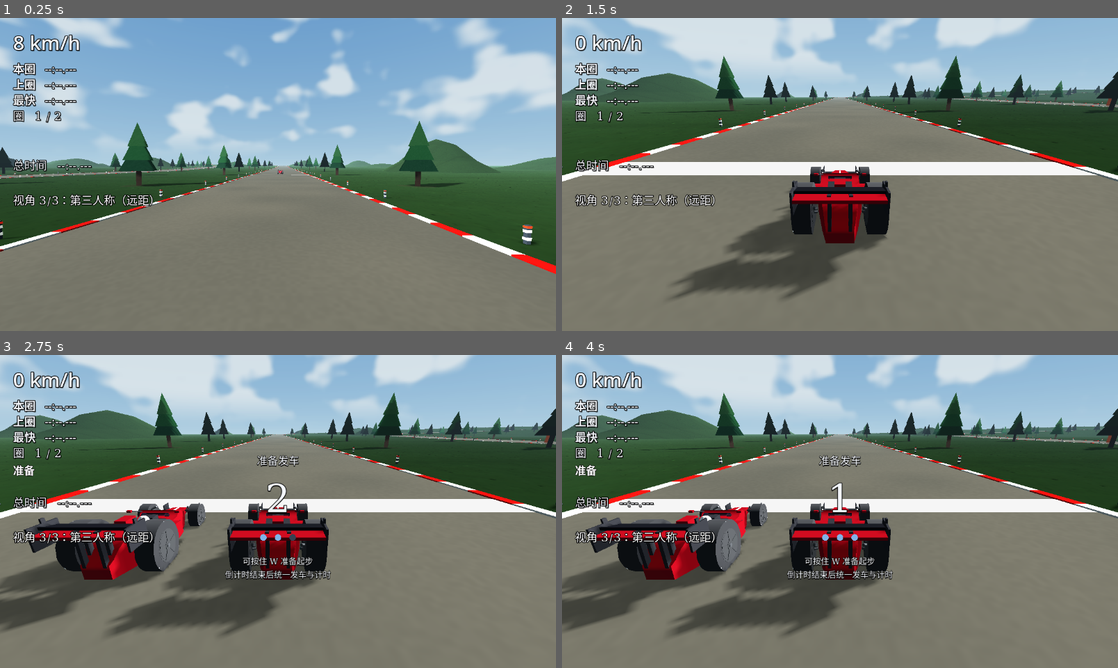
Above: before the commit, frames 1-4 (two rows, left to right).
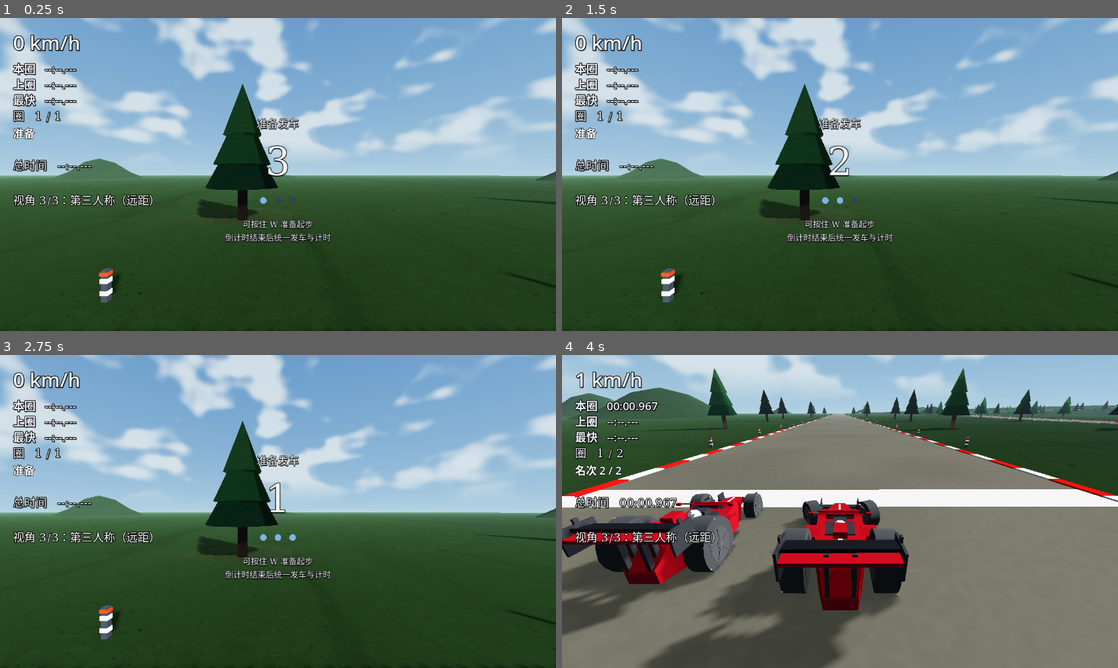
Above: after the commit, the same moments.

Repository: QieRong/godot-racer
Game: Godot game, scene res://scenes/main.tscn
Two runs of this game, one before a commit and one after it. Both use one fixed random seed, a clock stepped at 60 frames per second and the inputs below. This scene is started directly instead of the project's main scene.
Inputs (mouse positions are in pixels of both pictures, inside the frame that each line leads up to):
- Up to frame 1 (0.25 s): no input
- Up to frame 2 (1.5 s): tap Enter at 0.5 s; move the mouse to (962, 158) at 0.52 s; hold D (steer_right) 0.53-1.25 s; hold Right mouse button (camera_orbit) 0.53-1.25 s; click (962, 158) at 0.67 s; drag from (728, 190) to (812, 237) at 1.27 s
- Up to frame 3 (2.75 s): tap R (reset) at 2 s; move the mouse to (333, 442) at 2.02 s; hold D (steer_right) from 2.03 s (still down); hold V (camera_view) from 2.03 s (still down)
- Up to frame 4 (4 s): release D (steer_right) at 2.75 s; release V (camera_view) at 2.75 s; drag from (812, 574) to (673, 464) at 2.77 s; move the mouse to (1006, 558) at 3.52 s; hold A (steer_left) from 3.53 s (still down); tap B at 3.6 s

The runs differ from the first frame. In frame 1, 65% of the frame differs, in the area x 0-100%, y 0-100%; in frame 2, 94%; in frame 3, 92%; in frame 4, 40%.

Commit message:
fix(racer): restore braking and isolate development diagnostics

Diff:
--- a/godot-racer/project.godot
+++ b/godot-racer/project.godot
@@ -20,6 +20,7 @@
 
 GameState="*res://scripts/game_state.gd"
 CursorTheme="*res://scripts/cursor_theme.gd"
+MCPRuntime="*res://scripts/development_runtime.gd"
 
 [display]
 
--- a/godot-racer/scenes/main.gd
+++ b/godot-racer/scenes/main.gd
@@ -44,10 +44,10 @@
 
 ## 对手生成模块（SPLIT-OPPONENT-001 从本文件拆出）：实例化 race_car.tscn 换控制器脚本、
 ## 发车时机控制（Phase 01 起：唯一发车入口是本文件的 _on_race_go 回调，策划案 §5.2）
-## 与物理基线记账。同样用 preload 而不是 class_name，原因同 EnvironmentFX：无编辑器
+## 同样用 preload 而不是 class_name，原因同 EnvironmentFX：无编辑器
 ## 环境下 class_name 依赖编辑器才重建的全局类缓存。
 ## 注入：_after_world_ready 里 _opponent_spawner.setup(_car, _obstacle_field,
-## _avg_physics_ms 的 Callable, add_child 的 Callable）。
+## add_child 的 Callable）。
 const OpponentSpawner := preload("res://scripts/opponent_spawner.gd")
 var _opponent_spawner := OpponentSpawner.new()
 
@@ -334,21 +334,9 @@
 	#   · _mount_opponent_holder：把对手容器挂进场景树 —— 只有本场景有权做这件事；
 	#   · _car / _obstacle_field：AI 组装时要写入的目标引用。
 	_opponent_spawner.setup(_car, _obstacle_field, Callable(self, "_mount_opponent_holder"))
-	# 生成分三步，**顺序不能改**：先裁决（含所有跳过原因的打印）→ 再采样物理基线 →
-	# 最后真正生成。track 作为参数传入（原来模块里要自己 get_node("Track")，
-	# 违反"不认识场景树"）。
-	#
-	# ⚠ 为什么那一拍 `await` 必须留在**本文件这一层协程**：这是本次 A/B 抓到过的真差别。
-	#   让 main 去 await 模块里的协程、模块再去 await 采样器，await 就深了一层，
-	#   Godot 协程在 physics_frame 上的恢复时机随之差 **1 个物理帧** —— 现象是场景刚就绪
-	#   就偏半帧，跑圈日志从第 137 行（t=2.3s，车速 0.15 vs 0.17 m/s）起全程发散。
-	#   模块因此刻意不写 await（由 split-opponent-structcheck.ps1 机器看住）。
+	# 正常开赛直接生成；性能专项自行调用采样器，不让玩家等待无读取方的基线。
 	var want_opponents := _opponent_spawner.should_spawn(GameState.current_level(), track)
 	if want_opponents > 0:
-		# 真·基线：在**一台对手都还没加进来**的时候测物理耗时。
-		# 之前我把"对手怠速"当成基线，那是错的 —— 报告出来的增量会严重偏小。
-		_opponent_spawner.set_baseline_ms(await _avg_physics_ms(
-			OpponentSpawner.BASELINE_FRAMES, OpponentSpawner.BASELINE_SETTLE))
 		_opponent_spawner.spawn_opponents(GameState.current_level(), track, want_opponents)
 	# 起点龙门架（2026-10-19 D3；GANTRY-L4-001 收窄为**仅第四关**）：
 	# 赛道就绪后即可摆放（start_line_* / road_width 已落定）。
@@ -599,7 +587,7 @@
 
 func _check_tick() -> void:
 	# 场景装配没完成就绝不开始验收：
-	# _after_world_ready 里有 await（等赛道构建、测物理基线），期间 _process 照跑。
+	# _after_world_ready 里有 await（等赛道构建），期间 _process 照跑。
 	# 少了这道闸，检查会在"对手还没生成"的状态下开测并给出假结论。
 	if not _setup_done:
 		return
@@ -775,11 +763,6 @@
 ##
 ## 用 Performance.TIME_PHYSICS_PROCESS：引擎每帧花在 3D 物理上的时间。
 ## 峰值比平均更重要 —— 掉帧是被最慢的那一帧决定的。
-func _avg_physics_ms(frames: int, settle := 60) -> float:
-	var r: Dictionary = await _sample_physics_ms(frames, settle)
-	return float(r.get("avg", 0.0))
-
-
 func _sample_physics_ms(frames: int, settle := 60) -> Dictionary:
 	for i in range(maxi(0, settle)):
 		await get_tree().physics_frame
--- a/godot-racer/scripts/checks/ai.gd
+++ b/godot-racer/scripts/checks/ai.gd
@@ -57,7 +57,7 @@
 ##
 ##   ③ **`_sample_physics_ms` 采样器经 Callable 注入、不搬进模块**：
 ##      `run_opponents` 要两处 `await _sample_physics_ms(...)`，而同一个采样器
-##      也被 main 的 `_after_world_ready` 用（经 `_avg_physics_ms` 测对手基线）。
+##      不在普通开赛时执行，避免为玩家增加诊断等待。
 ##      采样口径属 main ⇒ 搬走会让 setup 路径反过来 main→模块（正是
 ##      opponent_spawner 实证过的"多一层协程 = physics_frame 恢复时机差 1 物理帧"
 ##      那个陷阱）。注入 Callable 后协程层次与迁移前**完全一致**：
--- /dev/null
+++ b/godot-racer/scripts/development_runtime.gd
@@ -0,0 +1,13 @@
+extends Node
+## 可选本地开发桥接；发行模板不加载第三方插件，也不创建网络连接。
+const RUNTIME_PATH := "res://addons/godot_mcp/runtime/mcp_runtime.gd"
+
+func _ready() -> void:
+	if not OS.has_feature("editor"):
+		return
+	if not ResourceLoader.exists(RUNTIME_PATH):
+		return
+	var runtime: GDScript = load(RUNTIME_PATH)
+	var bridge: Node = runtime.new()
+	bridge.name = "Bridge"
+	add_child(bridge)
--- a/godot-racer/scripts/opponent_spawner.gd
+++ b/godot-racer/scripts/opponent_spawner.gd
@@ -18,8 +18,7 @@
 ##   · 3 个函数（原 main.gd 的 _spawn_opponents / _arm_opponents / _maybe_start_opponents；
 ##     其中 _maybe_start_opponents 已于 2026-10-18 Phase 01 同步发车时退役，见上文），
 ##     去掉下划线前缀成为公开方法，与 autopilot.gd / l4_debug_diag.gd 的公开 API 风格一致；
-##   · 3 个状态：_opponents（对手数组）、_ai_started（发车闩锁）、
-##     _physics_ms_no_ai（加对手之前的物理耗时基线）。
+##   · 状态：_opponents（对手数组）、_ai_started（发车闩锁）。
 ##
 ## ⚠ 三处硬耦合是怎么解开的（本次最难的地方，逐条定死，以后别悄悄改回去）：
 ##
@@ -38,16 +37,7 @@
 ##      入树那一刻，于是 setup() 反而跑在 _ready **之前**（原来是 _ready 先跑、setup 后跑）——
 ##      这种"看起来无所谓"的顺序调换正是纯迁移最容易夹带的行为变化。
 ##
-##   ③ **物理耗时基线**：每帧耗时的采样口径属于 main（checks 族共用同一套
-##      _sample_physics_ms），本模块只**保管**那个数值。
-##      ⚠ 为什么采样不由本模块发起：本模块**刻意不写 `await`**。
-##      实测（2026-10-13 SPLIT-OPPONENT-001 A/B）：如果让 main 去 await 模块的协程、
-##      模块再去 await main 的采样器，`await` 就深了一层，Godot 协程在 physics_frame
-##      上的**恢复时机随之差 1 个物理帧** —— 现象是场景刚就绪那一刻就偏了半帧，
-##      跑圈日志从第 137 行（t=2.3s，车速 0.15 vs 0.17 m/s）起全程发散、差 25856 行。
-##      所以本模块只提供纯函数式的 `should_spawn` / `spawn_opponents` / `set_baseline_ms`，
-##      那一拍 await 留在 main 自己的协程里（结构约束由 split-opponent-structcheck.ps1
-##      的「模块内 await 数为 0」这一条机器看住）。
+##   ③ 性能采样由诊断入口调用 main._sample_physics_ms；本模块不保存无读取方的基线。
 ##
 ## ⚠ 为什么没有 class_name（与 environment.gd / engine_audio.gd / l4_debug_diag.gd /
 ##   autopilot.gd 同一约定）：本项目的验收闸门（parse-check / run-check / run-all-checks）
@@ -60,10 +50,6 @@
 # ---------------------------------------------------------------- 模块自有常量
 ## 对手容器的稳定节点名，供场景诊断与清理定位；用常量保持唯一来源。
 const HOLDER_NAME := "Opponents"
-## 物理耗时基线的采样口径：丢掉 settle 帧后取 frames 帧的平均（原 _spawn_opponents 里
-## 写死的 120 / 60 —— 这两个数一改，历史基线就不可比了，别顺手调）。
-const BASELINE_FRAMES := 120
-const BASELINE_SETTLE := 60
 
 # ---------------------------------------------------------------- 外部注入
 ## 玩家车（main.gd 的 _car）。由 setup() 注入。
@@ -81,8 +67,6 @@
 # ---------------------------------------------------------------- 本模块持有的状态
 ## 本关的 AI 对手（ai_opponents 台）。空数组 = 本关没有对手。
 var _opponents: Array = []
-## 加对手**之前**测到的物理帧耗时（毫秒）。-1 表示没测到。
-var _physics_ms_no_ai := -1.0
 ## 对手是否已经随玩家起跑（避免每帧重复发车/重复打印）
 var _ai_started := false
 
@@ -115,8 +99,7 @@
 ## 本关是否该生成对手：**含所有跳过原因的打印**，并顺带把资源预加载好。
 ## 返回要生成的台数（0 = 不生成；返回 0 之前该说的话已经按原样说过一次）。
 ##
-## 为什么和"真正生成"分成两步见文件头决策 ③：中间要夹一次物理基线采样，
-## 而那个 await 必须由 main 自己在**同一协程层**里完成，不能深一层。
+## 先完成条件与资源检查，再生成对手；正常开赛不等待性能诊断。
 func should_spawn(cfg: LevelConfig, track: Node3D) -> int:
 	if cfg == null:
 		return 0
@@ -142,12 +125,6 @@
 		printerr("[main] 无法加载 AI 对手所需资源（race_car.tscn / ai_opponent.gd）")
 		return 0
 	return want
-
-
-## 记下"加对手之前"的物理帧耗时（毫秒）。由 main 采样完写进来 ——
-## 本模块自己不 await（文件头决策 ③：多一层协程就偏一帧）。
-func set_baseline_ms(ms: float) -> void:
-	_physics_ms_no_ai = ms
 
 
 ## 生成 AI 对手：**实例化 race_car.tscn 后换控制器脚本**。
--- a/godot-racer/scripts/vehicle.gd
+++ b/godot-racer/scripts/vehicle.gd
@@ -651,15 +651,19 @@
 		return
 	var throttle := Input.get_axis("brake_reverse", "accelerate")
 	input_brake_reverse = maxf(-throttle, 0.0)
-	_braking = Input.is_action_pressed("handbrake")
-	evidence_input_read.emit("drive", Engine.get_physics_frames(), {"throttle": throttle, "handbrake": _braking})
+	var handbrake := Input.is_action_pressed("handbrake")
+	var forward_speed := (-global_basis.z).dot(linear_velocity)
+	# 反向输入先刹车，接近停车后才换向；同一动作也支持手柄/触控模拟量。
+	var service_brake := absf(throttle) if throttle * forward_speed < 0.0 and absf(forward_speed) > 0.5 else 0.0
+	_braking = handbrake or service_brake > 0.0
+	evidence_input_read.emit("drive", Engine.get_physics_frames(), {"throttle": throttle, "handbrake": handbrake})
 	_driving = absf(throttle) > 0.05 and not _braking
 
 	var force := 0.0
 	if _driving:
 		if throttle > 0.0:
 			force = -max_engine_force * throttle
-		elif linear_velocity.length() < 6.0:
+		elif forward_speed > -6.0:
 			force = reverse_force * absf(throttle)
 
 	if force != 0.0:
@@ -671,8 +675,10 @@
 		w.engine_force = force
 
 	var b := 0.0
-	if _braking:
+	if handbrake:
 		b = brake_force
+	elif service_brake > 0.0:
+		b = brake_force * service_brake
 	elif not _driving:
 		b = engine_brake
 	for child in get_children():
--- /dev/null
+++ b/godot-racer/tests/development_runtime_test.gd
@@ -0,0 +1,19 @@
+extends SceneTree
+## 用编辑器程序、发行模板和缺插件工程分别运行，验证真实自动加载行为。
+func _initialize() -> void:
+	call_deferred("run")
+
+func run() -> void:
+	await process_frame
+	var runtime := root.get_node_or_null("MCPRuntime")
+	var configured := str(ProjectSettings.get_setting("autoload/MCPRuntime", ""))
+	var plugin_present := ResourceLoader.exists("res://addons/godot_mcp/runtime/mcp_runtime.gd")
+	var should_load := OS.has_feature("editor") and plugin_present
+	var bridge := runtime.get_node_or_null("Bridge") if runtime != null else null
+	var valid := runtime != null and configured == "*res://scripts/development_runtime.gd"
+	valid = valid and ((bridge != null) == should_load)
+	if not should_load and runtime != null:
+		valid = valid and runtime.get_child_count() == 0 and not runtime.is_processing()
+	print("DEVELOPMENT_RUNTIME editor=%s plugin=%s bridge=%s PASS=%s" % [
+		OS.has_feature("editor"), plugin_present, bridge != null, valid])
+	quit(0 if valid else 1)
--- /dev/null
+++ b/godot-racer/tests/drive_input_test.gd
@@ -0,0 +1,107 @@
+extends SceneTree
+## 真实输入动作→车轮输出与直道物理减速回归；初速注入仅用于测试摆位。
+const AudioExit := preload("res://tests/audio_exit_probe.gd")
+var passed := 0
+var failed := 0
+var car: VehicleBody3D
+
+func _initialize() -> void:
+	call_deferred("run")
+
+func check(ok: bool, message: String) -> void:
+	if ok: passed += 1
+	else: failed += 1
+	print("DRIVE_INPUT_ASSERT %s %s" % ["PASS" if ok else "FAIL", message])
+
+func release_input() -> void:
+	for action in ["accelerate", "brake_reverse", "handbrake"]:
+		Input.action_release(action)
+
+func wheels_braking() -> bool:
+	for child in car.get_children():
+		if child is VehicleWheel3D and child.brake <= 0.0: return false
+	return true
+
+func drive_case(speed: float, action: String, strength := 1.0) -> void:
+	release_input()
+	car.linear_velocity = -car.global_basis.z * speed
+	Input.action_press(action, strength)
+	car.call("_update_drive")
+
+func measure(pose: Transform3D, braking: bool) -> float:
+	release_input()
+	car.global_transform = pose
+	car.linear_velocity = -pose.basis.z * 20.0
+	car.angular_velocity = Vector3.ZERO
+	car.sleeping = false
+	if braking: Input.action_press("brake_reverse")
+	car.set_physics_process(true)
+	for i in range(120): await physics_frame
+	car.set_physics_process(false)
+	var speed := Vector2(car.linear_velocity.x, car.linear_velocity.z).length()
+	release_input()
+	return speed
+
+func run() -> void:
+	var state := root.get_node("GameState")
+	state.ai_enabled = false
+	state.race_variants_enabled = false
+	state.chosen_level = 0
+	Engine.max_fps = 0
+	change_scene_to_file("res://scenes/main.tscn")
+	var deadline := Time.get_ticks_msec() + 60000
+	while Time.get_ticks_msec() < deadline:
+		await process_frame
+		if current_scene != null and current_scene.get("_setup_done") and state.phase_name() == "RACING": break
+	check(current_scene != null and current_scene.get("_setup_done") and state.phase_name() == "RACING", "正式场景装配与倒计时发车")
+	if failed > 0: quit(1); return
+	car = current_scene.get_node("RaceCar")
+	for i in range(180): await physics_frame
+	car.set_physics_process(false)
+	car.set("auto_recover", false)
+	car.set("auto_reset_out_of_bounds", false)
+	var pose := car.global_transform
+	drive_case(20.0, "brake_reverse")
+	check(wheels_braking(), "前进72km/h按S给全轮制动力")
+	check(is_zero_approx(car.get_node("WheelRearLeft").engine_force), "制动时不同时给驱动力")
+	drive_case(0.0, "brake_reverse")
+	var reverse_force: float = car.get_node("WheelRearLeft").engine_force
+	check(reverse_force > 0.0 and not wheels_braking(), "停车按S进入倒车")
+	drive_case(-3.0, "brake_reverse")
+	check(car.get_node("WheelRearLeft").engine_force > 0.0, "倒车中按S继续倒车")
+	drive_case(-8.0, "brake_reverse")
+	check(is_zero_approx(car.get_node("WheelRearLeft").engine_force), "保留原倒车6m/s驱动力上限")
+	drive_case(-3.0, "accelerate")
+	check(wheels_braking(), "倒车时按W先制动")
+	drive_case(20.0, "brake_reverse", 0.5)
+	check(wheels_braking(), "模拟量半行程制动生效")
+	var half_brake: float = car.get_node("WheelFrontLeft").brake
+	drive_case(20.0, "brake_reverse")
+	check(car.get_node("WheelFrontLeft").brake > half_brake, "全行程制动力大于半行程")
+	drive_case(20.0, "handbrake")
+	check(wheels_braking(), "空格制动保留")
+	release_input()
+	car.call("_update_drive")
+	check(is_equal_approx(car.get_node("WheelFrontLeft").brake, float(car.get("engine_brake"))), "松键恢复既有发动机制动")
+	Input.action_press("accelerate")
+	Input.action_press("brake_reverse")
+	car.call("_update_drive")
+	check(is_zero_approx(car.get_node("WheelRearLeft").engine_force), "W/S同时按下不产生驱动力")
+	release_input()
+	car.start_locked = true
+	drive_case(0.0, "accelerate")
+	check(is_zero_approx(car.get_node("WheelRearLeft").engine_force), "发车锁不接受油门")
+	car.start_locked = false
+	release_input()
+	var coasting := await measure(pose, false)
+	var braking := await measure(pose, true)
+	check(braking < coasting - 1.0, "真实直道1秒：S减速强于滑行 coast=%.3f brake=%.3f m/s" % [coasting, braking])
+	check(car.grounded_wheel_count() >= 3, "减速观察结束仍有至少三轮接地")
+	car = null
+	var active := current_scene
+	var ids := AudioExit.capture_tree(active)
+	current_scene = null
+	active.free()
+	check(await AudioExit.wait_all_released(self, ids), "音频实际回收后退出")
+	print("DRIVE_INPUT_COMPLETE PASS=%d FAIL=%d" % [passed, failed])
+	quit(0 if failed == 0 else 1)
Not shown, changed: godot-racer/export_presets.cfg
Not shown, added: godot-racer/scripts/development_runtime.gd.uid
Not shown, added: godot-racer/tests/development_runtime_test.gd.uid
Not shown, added: godot-racer/tests/drive_input_test.gd.uid
Not shown, changed: 04-Godot启动器/patch-godot-mcp.ps1
Not shown, changed: AGENTS.md
Not shown, changed: godot-racer/AGENTS.md
Not shown, changed: godot-racer/tests/check-ui-pages.py
Not shown, added: plan/audit-fixes-20261031.md
